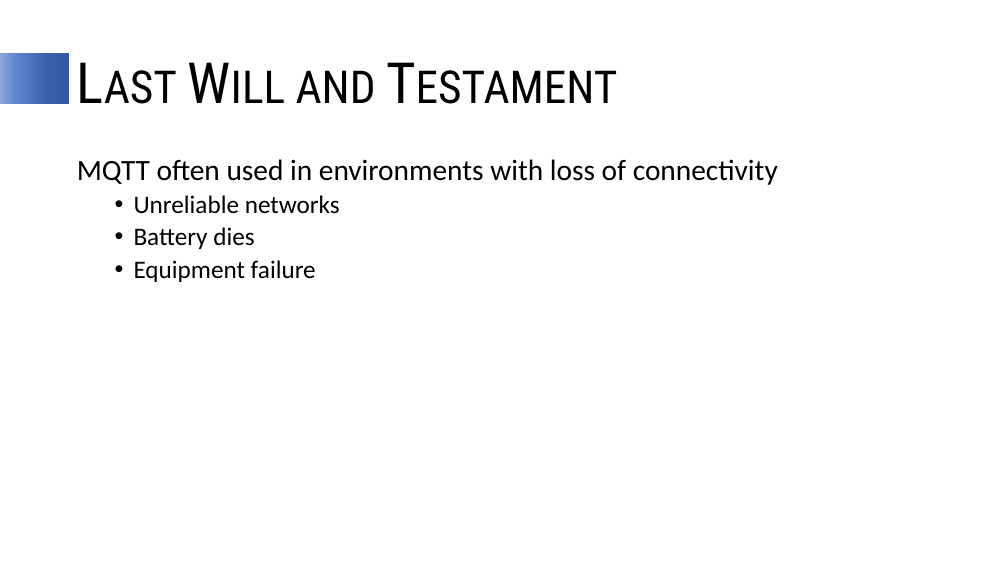
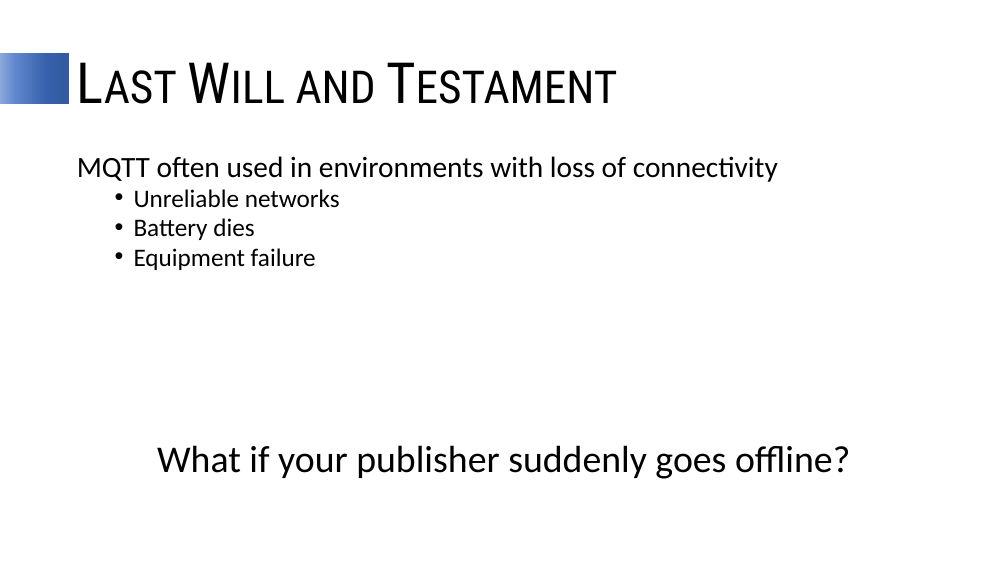
Before and after one commit to jfollas/mqttdemo, a slide deck: slide 24 of LightweightPubSub.pptx. Drawn at 1008x567 pixels with LibreOffice and Linux fonts; fonts in the diff are those of the drawing. Boxes give left, top, right and bottom in pixels: in the first picture for what was removed or moved away, otherwise in the second. Text is boxed around its words. In the diff, an @@ line names an element or a change of style, - is before the commit and + after.

```diff
--- a/LightweightPubSub.pptx
+++ b/LightweightPubSub.pptx
@@ text at (x1=77, y1=156, x2=778, y2=270): line spacing 0.9 to 0.8 @@
@@ text at (x1=157, y1=445, x2=850, y2=479): paragraph added @@
+What if your publisher suddenly goes offline?
```
Also in this commit, not shown: 3 other slides changed, 4 slides added, 1 other file.
